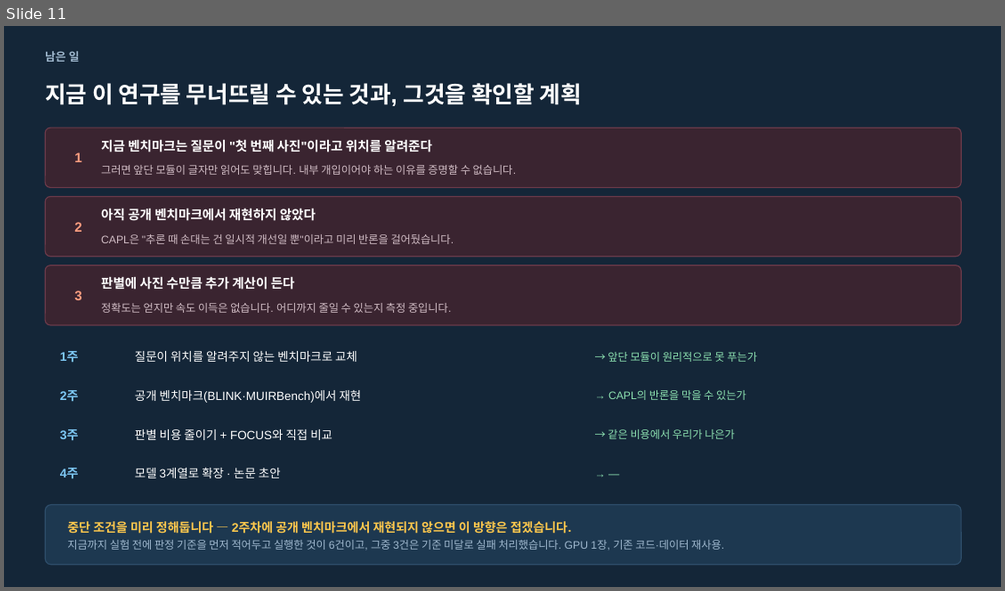
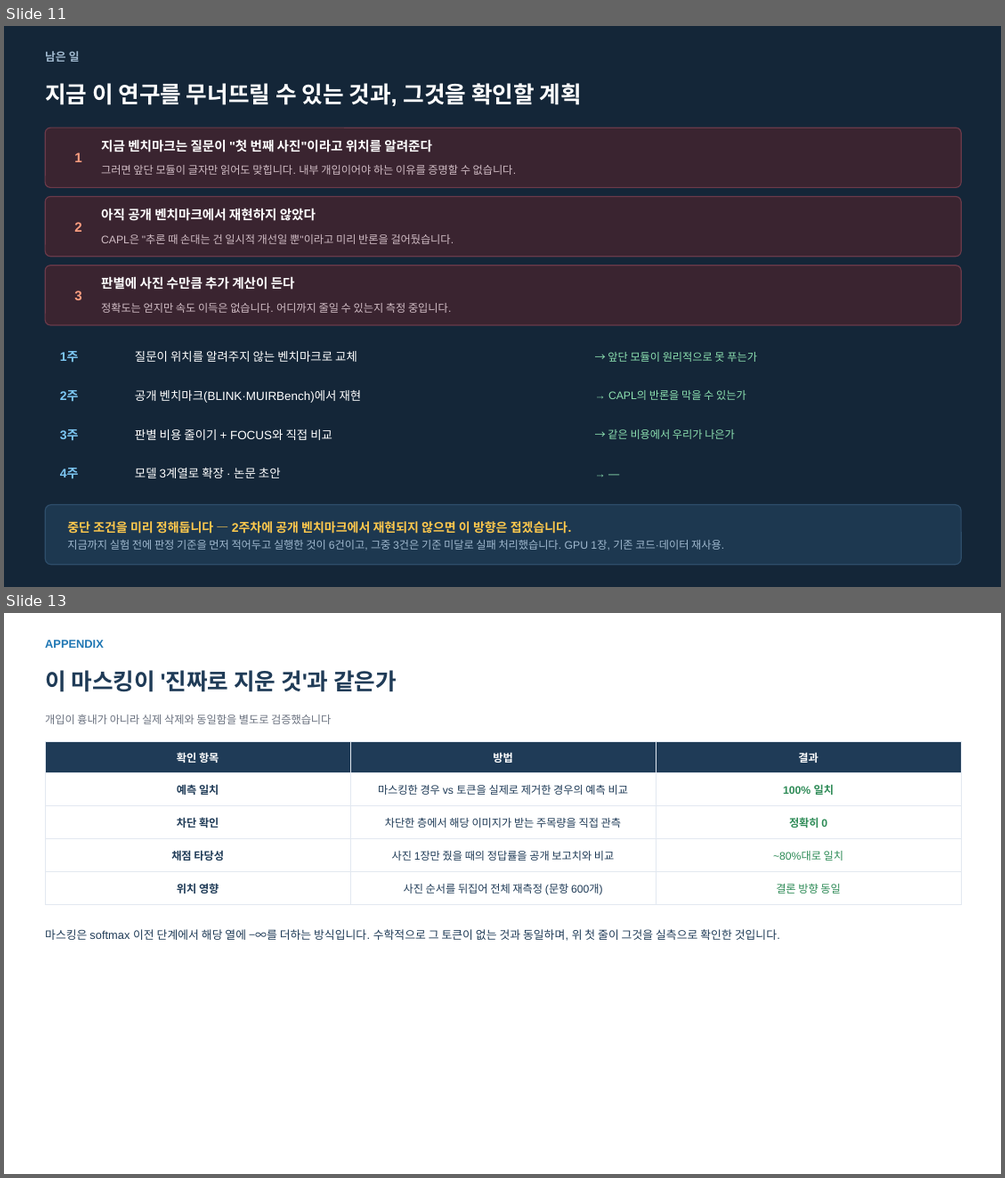
Before and after one commit to hsmai/Source-Depth, a slide deck: meeting/SourceDepth_meeting_v6.pptx. Shown one above the other, each under a label of ours: slide 11 before the commit, slides 11 and 13 after it; the slides between them are not shown. The pictures are 1005x591 and 1005x1178 pixels, drawn with LibreOffice and Linux fonts; fonts in the diff are those of the drawing. Boxes give left, top, right and bottom in pixels: in the first picture for what was removed or moved away, otherwise in the second. Text is boxed around its words. In the diff, an @@ line names an element or a change of style, - is before the commit and + after.

```diff
--- a/meeting/SourceDepth_meeting_v6.pptx
+++ b/meeting/SourceDepth_meeting_v6.pptx
@@ slide 13 added at box(4, 613, 1001, 1174), background #FFFFFF @@
@@ text added at box(45, 640, 104, 648), 11 pt, text #1F77B4, bold @@
+APPENDIX
@@ text added at box(45, 670, 396, 692), 22 pt, text #1F3B57, bold @@
+이 마스킹이 '진짜로 지운 것'과 같은가
@@ text added at box(45, 714, 331, 724), 10.5 pt, text #6B7280 @@
+개입이 흉내가 아니라 실제 삭제와 동일함을 별도로 검증했습니다
@@ table added at box(45, 742, 961, 899), 5 rows, 3 columns @@
+확인 항목 | 방법 | 결과
+예측 일치 | 마스킹한 경우 vs 토큰을 실제로 제거한 경우의 예측 비교 | 100% 일치
+차단 확인 | 차단한 층에서 해당 이미지가 받는 주목량을 직접 관측 | 정확히 0
+채점 타당성 | 사진 1장만 줬을 때의 정답률을 공개 보고치와 비교 | ~80%대로 일치
+위치 영향 | 사진 순서를 뒤집어 전체 재측정 (문항 600개) | 결론 방향 동일
@@ text added at box(45, 929, 780, 941), 11 pt, text #1F3B57 @@
+마스킹은 softmax 이전 단계에서 해당 열에 −∞를 더하는 방식입니다. 수학적으로 그 토큰이 없는 것과 동일하며, 위 첫 줄이 그것을 실측으로 확인한 것입니다.
```
Also in this commit, not shown: 6 other slides added, 2 other files.
